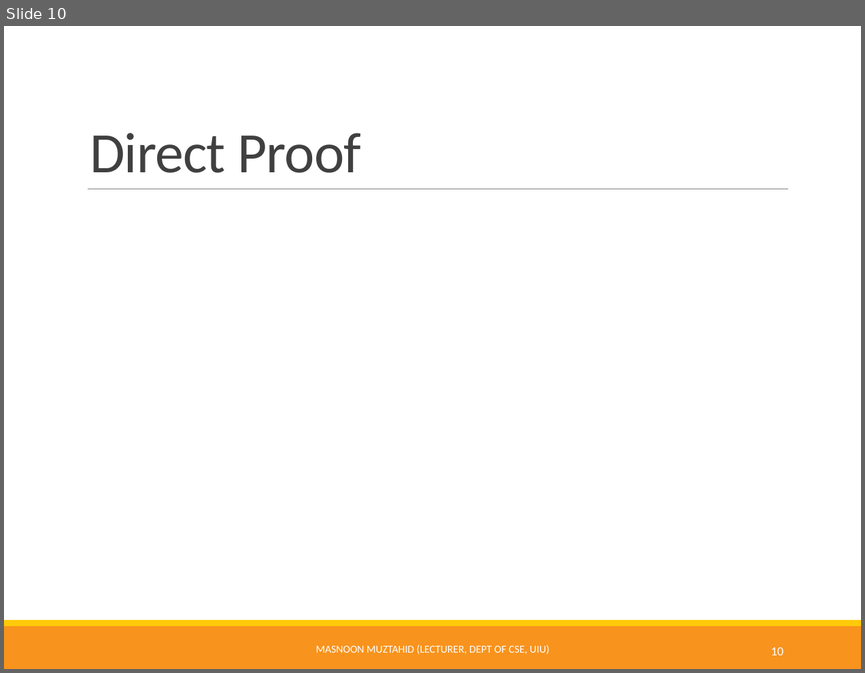
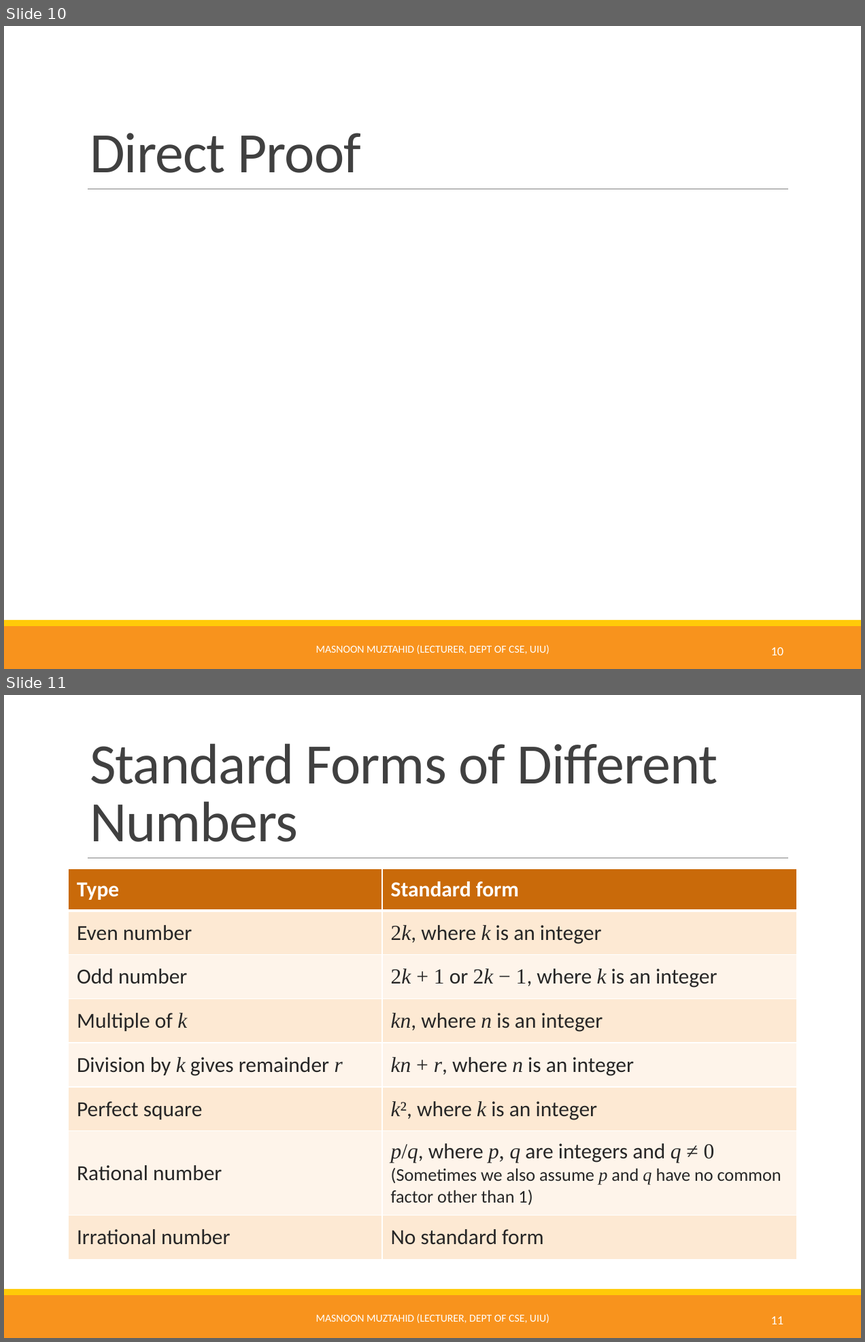
Before and after one commit to Muztahid202/UIU-Discrete_Math_Resources, a slide deck: Proof Technique.pptx. Shown one above the other, each under a label of ours: slide 10 before the commit, slides 10 and 11 after it. The pictures are 865x673 and 865x1342 pixels, drawn with LibreOffice and Linux fonts; fonts in the diff are those of the drawing; grey boxes stand for pictures. Boxes give left, top, right and bottom in pixels: in the first picture for what was removed or moved away, otherwise in the second. Text is boxed around its words. In the diff, an @@ line names an element or a change of style, - is before the commit and + after.

```diff
--- a/Proof Technique.pptx
+++ b/Proof Technique.pptx
@@ slide 11 added at box(4, 695, 861, 1338), background #FFFFFF; not listed: 3 template elements that a slide beside it also shows @@
@@ title added at box(90, 743, 717, 842), 48 pt, text #404040 @@
+Standard Forms of Different Numbers
@@ table added at box(68, 868, 797, 1259), 8 rows, 2 columns @@
+Type | Standard form
+Even number | 2k, where k is an integer
+Odd number | 2k + 1 or 2k − 1, where k is an integer
+Multiple of k | kn, where n is an integer
+Division by k gives remainder r | kn + r, where n is an integer
+Perfect square | k², where k is an integer
+Rational number | p/q, where p, q are integers and q ≠ 0 / (Sometimes we also assume p and q have no common factor other than 1)
+Irrational number | No standard form
@@ text added at box(316, 1313, 549, 1323), 9 pt, text #FFFFFF @@
+MASNOON MUZTAHID (LECTURER, DEPT OF CSE, UIU)
@@ page number added at box(771, 1316, 784, 1324), 10.5 pt, text #FFFFFF @@
+11
```
Also in this commit, not shown: 3 other slides added, 1 other file.
